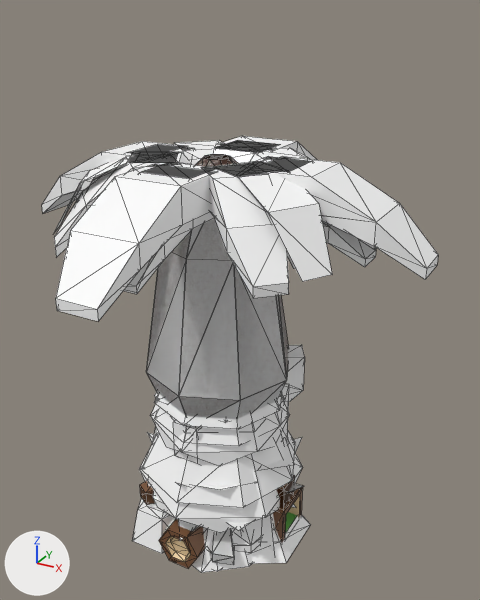
Two versions of the glTF model public/modelos/eua.glb, one commit apart.
Both versions are drawn from a 50 mm camera at (1.43, -2.4, 2.47) aimed at (0.08, 0.06, 1.24). Lighting does not change. The marker at lower left points along +X, +Y and +Z. The picture after the commit comes second. Mesh edges are drawn as thin lines. Where no turn or scale is listed for an object, it has been applied to the vertices.

The first picture shows 'log', 'rock_tallA', 'stone_tallB', 'tree_cone', 'tree_cone_dark', 'tree_palmBend', 'tree_palmDetailedTall', 'tree_palmShort', 'tree_palmTall', 'tree_pineDefaultA', 'tree_pineRoundC', 'tree_pineRoundE', 'tree_pineTallA_detailed' and 15 more.
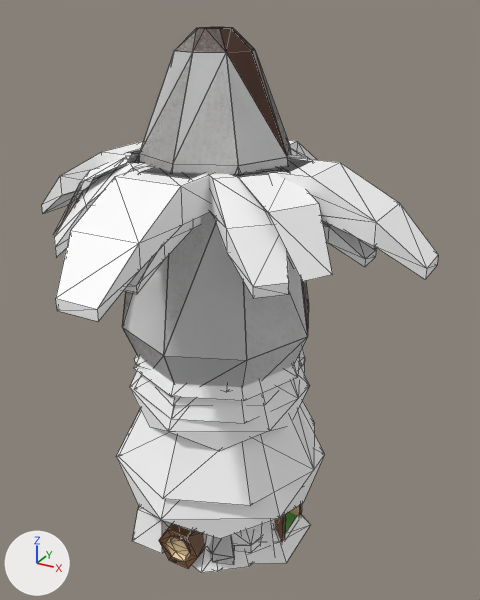
Diff of the bpy script that builds the scene:
```diff
--- a/public/modelos/eua.glb.py
+++ b/public/modelos/eua.glb.py
@@ ob_tree_pinetalla_detailed @@
 ob_tree_pinetalla_detailed = bpy.data.objects.new('tree_pineTallA_detailed', me_tree_pinetalla_detailed)
-ob_tree_pinetalla_detailed.location = (0.0, 0.0, 0.95)
-ob_tree_pinetalla_detailed.scale = (0.95, 0.95, 0.95)
+ob_tree_pinetalla_detailed.location = (0.0, 0.0, 1.2)
+ob_tree_pinetalla_detailed.scale = (1.2, 1.2, 1.2)
@@ ob_tree_pineroundc @@
 ob_tree_pineroundc = bpy.data.objects.new('tree_pineRoundC', me_tree_pineroundc)
-ob_tree_pineroundc.location = (0.0, 0.0, 0.95)
-ob_tree_pineroundc.scale = (0.95, 0.95, 0.95)
+ob_tree_pineroundc.location = (0.0, 0.0, 1.2)
+ob_tree_pineroundc.scale = (1.2, 1.2, 1.2)
@@ ob_tree_pinerounde @@
 ob_tree_pinerounde = bpy.data.objects.new('tree_pineRoundE', me_tree_pinerounde)
-ob_tree_pinerounde.location = (0.0, 0.0, 0.95)
-ob_tree_pinerounde.scale = (0.95, 0.95, 0.95)
+ob_tree_pinerounde.location = (0.0, 0.0, 1.2)
+ob_tree_pinerounde.scale = (1.2, 1.2, 1.2)
@@ ob_tree_pinedefaulta @@
 ob_tree_pinedefaulta = bpy.data.objects.new('tree_pineDefaultA', me_tree_pinedefaulta)
-ob_tree_pinedefaulta.location = (0.0, 0.0, 0.95)
-ob_tree_pinedefaulta.scale = (0.95, 0.95, 0.95)
+ob_tree_pinedefaulta.location = (0.0, 0.0, 1.2)
+ob_tree_pinedefaulta.scale = (1.2, 1.2, 1.2)
@@ ob_tree_cone @@
 ob_tree_cone = bpy.data.objects.new('tree_cone', me_tree_cone)
-ob_tree_cone.location = (0.0, 0.0, 0.95)
-ob_tree_cone.scale = (0.95, 0.95, 0.95)
+ob_tree_cone.location = (0.0, 0.0, 1.2)
+ob_tree_cone.scale = (1.2, 1.2, 1.2)
@@ ob_tree_cone_dark @@
 ob_tree_cone_dark = bpy.data.objects.new('tree_cone_dark', me_tree_cone_dark)
-ob_tree_cone_dark.location = (0.0, 0.0, 0.95)
-ob_tree_cone_dark.scale = (0.95, 0.95, 0.95)
+ob_tree_cone_dark.location = (0.0, 0.0, 1.2)
+ob_tree_cone_dark.scale = (1.2, 1.2, 1.2)
```

Pixel boxes [x1, y1, x2, y2] of what changed, in the pictures (480 x 600 px):
'tree_cone', moved, rescaled (31% wider, 37% taller): before [146, 158, 288, 419]; after [122, 28, 309, 387]
'tree_pineRoundE', moved, rescaled (28% wider, 29% taller): before [142, 392, 295, 508]; after [119, 355, 315, 505]
'tree_pineRoundC', moved, rescaled: before [139, 156, 303, 533]; after [116, 368, 325, 539]
'tree_cone_dark', moved, rescaled (31% wider, 35% taller): before [146, 154, 288, 418]; after [122, 27, 309, 385]
'tree_pineDefaultA', moved, rescaled (31% wider, 27% taller): before [155, 407, 281, 446]; after [134, 374, 299, 424]
'tree_pineTallA_detailed', moved, rescaled (mostly hidden): before [155, 391, 227, 423]; after [135, 354, 229, 392]
'tree_palmTall', unchanged, covered by the edit: before [76, 140, 376, 250]; after [76, 149, 376, 250]
'cactus_short', unchanged, covered by the edit: before [173, 345, 305, 464]; after [299, 347, 305, 373]
